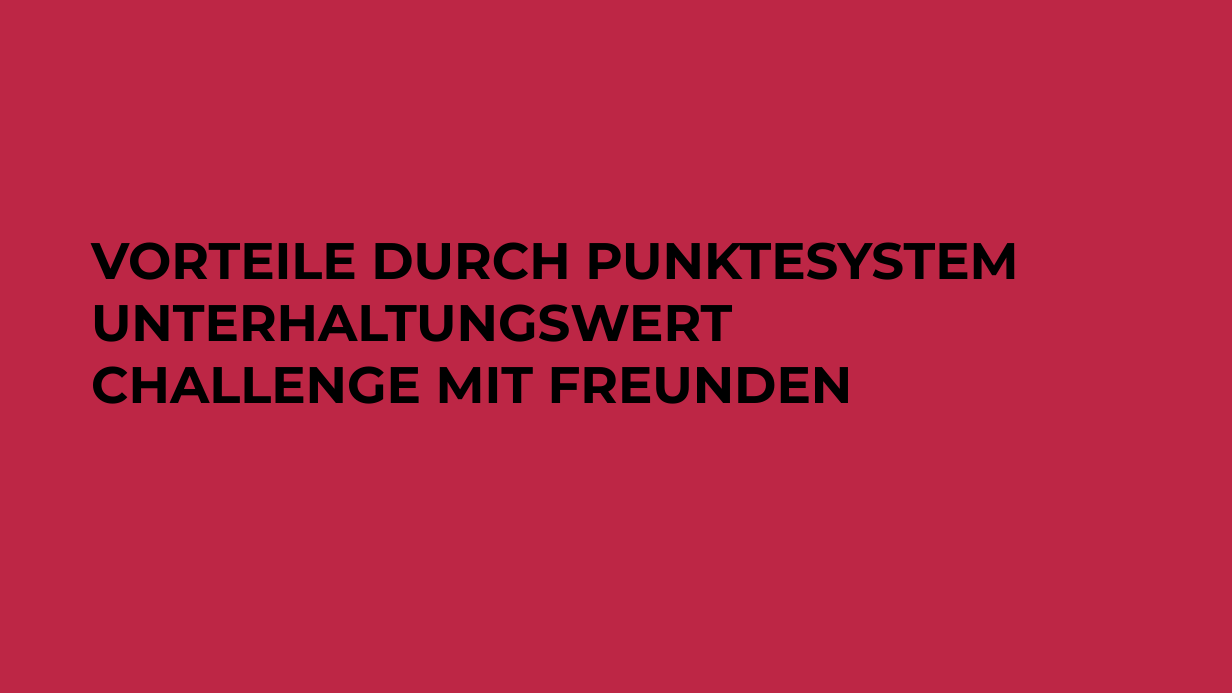
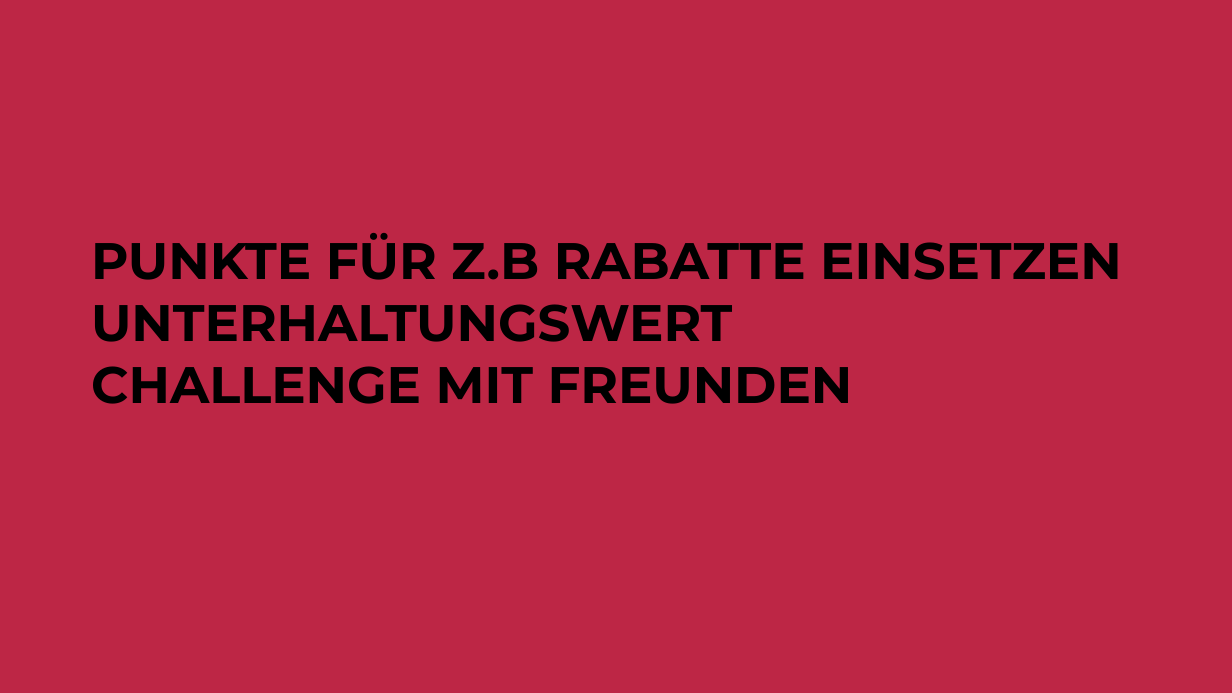
Before and after one commit to Buffalom/bernhackt2018-aldente, a slide deck: slide 5 of bernhackt_team_material/aldente_präsentation_bernmobil.pptx. Drawn at 1232x693 pixels with LibreOffice and Linux fonts; fonts in the diff are those of the drawing. Boxes give left, top, right and bottom in pixels: in the first picture for what was removed or moved away, otherwise in the second. Text is boxed around its words. In the diff, an @@ line names an element or a change of style, - is before the commit and + after.

Commit message:
update ppt

```diff
--- a/bernhackt_team_material/aldente_präsentation_bernmobil.pptx
+++ b/bernhackt_team_material/aldente_präsentation_bernmobil.pptx
@@ text at box(91, 233, 1122, 280): text changed @@
-VORTEILE DURCH PUNKTESYSTEM
+PUNKTE FÜR Z.B RABATTE EINSETZEN
```
Also in this commit, not shown: 1 other slide changed, 1 other file.
